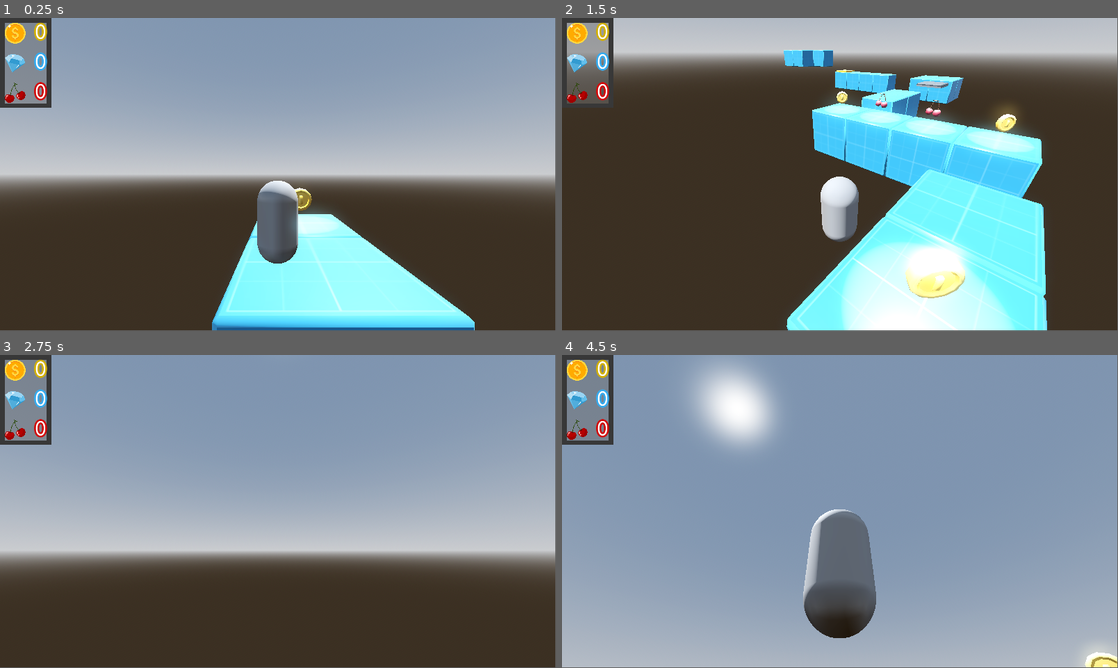
Above: before the commit, frames 1-4 (two rows, left to right).
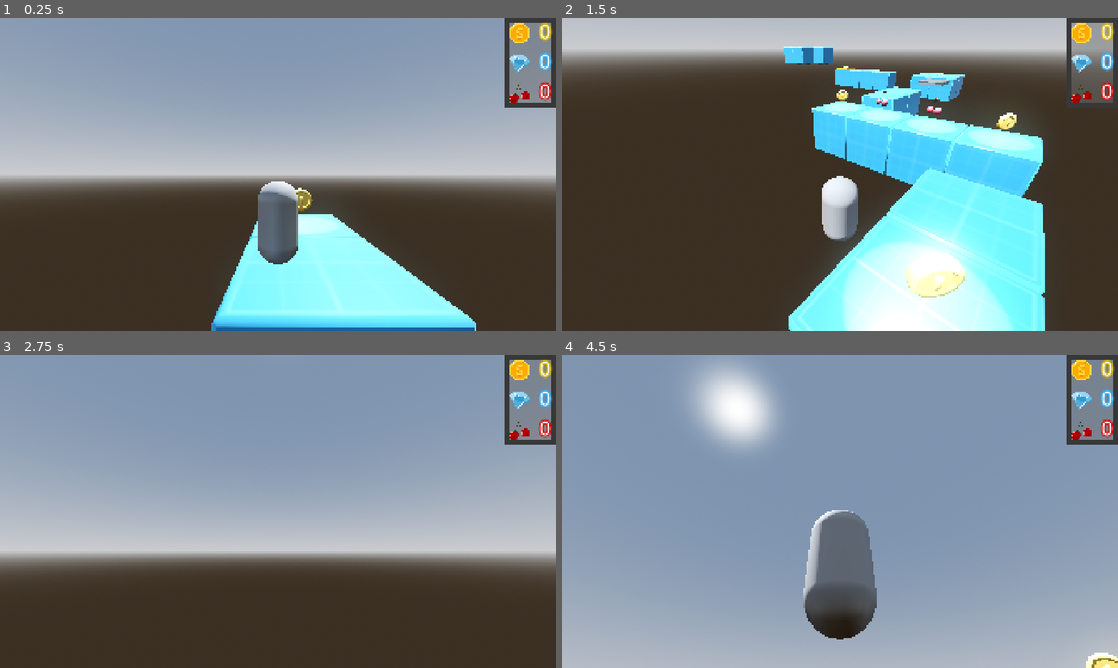
Above: after the commit, the same moments.

Repository: AbsoluteZer0527/My-first-3D-Godot-game
Game: Godot game, scene res://Scenes/game_scene.tscn
Same seed, same stepped clock (60 frames per second), same inputs: the game is played once before the commit and once after it.
Inputs (mouse positions are in pixels of both pictures, inside the frame that each line leads up to):
- Up to frame 1 (0.25 s): no input
- Up to frame 2 (1.5 s): tap Enter (ui_accept) at 0.5, 0.77 s; move the mouse to (867, 171) at 0.52 s; hold W (forward) 0.53-1.28 s; tap Tab at 0.6, 1.35 s; move the mouse to (728, 190) at 1.27 s; hold S (backward) from 1.28 s (still down)
- Up to frame 3 (2.75 s): tap Enter (ui_accept) at 1.52 s; move the mouse to (289, 505) at 2.02 s; release S (backward) at 2.03 s; hold W (forward) from 2.03 s (still down); tap Tab at 2.1 s
- Up to frame 4 (4.5 s): tap Enter (ui_accept) at 2.75, 3.02, 3.77, 4.25 s; move the mouse to (812, 574) at 2.77 s; tap Tab at 2.85, 3.6, 4.35 s; move the mouse to (878, 514) at 3.52 s; move the mouse to (673, 464) at 4.27 s; release W (forward) at 4.28 s; hold A (left) from 4.28 s (still down)
In our replay, the window is 799x449 before the commit and 800x450 after it. These sizes can differ from the game's own. Grey fills any space a smaller window leaves; there, only what the larger window draws over its background counts as a difference.

The runs differ from the first frame. In frame 1, 5.8% of the frame differs, in the area x 0-100%, y 0-100%; in frame 2, 11%; in frame 3, 5.3%; in frame 4, 5.8%.

Commit message:
Use Anchor to fix UI on the top right corner for different window size. UI update count after collecting items

Diff:
--- a/First-3D/new-game-project/Scenes/game_scene.tscn
+++ b/First-3D/new-game-project/Scenes/game_scene.tscn
@@ -261,8 +261,12 @@
 [node name="CollisionShape3D" type="CollisionShape3D" parent="DeathZone"]
 shape = SubResource("WorldBoundaryShape3D_1ixah")
 
-[node name="GameManager" type="Node3D" parent="."]
+[node name="GameManager" type="Node3D" parent="." node_paths=PackedStringArray("item_labels")]
 script = ExtResource("4_fiftr")
+item_labels = {
+"COIN": NodePath("../UI/PanelContainer/VBoxContainer/HBoxContainer2/Label2"),
+"DIAMOND": NodePath("../UI/PanelContainer/VBoxContainer/HBoxContainer/Label")
+}
 
 [node name="JumpPad" type="Area3D" parent="." node_paths=PackedStringArray("particle_system")]
 transform = Transform3D(1, 0, 0, 0, 1, 0, 0, 0, 1, 38, 4, 45)
@@ -308,8 +312,12 @@
 [node name="UI" type="CanvasLayer" parent="."]
 
 [node name="PanelContainer" type="PanelContainer" parent="UI"]
-offset_right = 178.0
+anchors_preset = 1
+anchor_left = 1.0
+anchor_right = 1.0
+offset_left = -178.0
 offset_bottom = 311.0
+grow_horizontal = 0
 theme = ExtResource("9_4xiap")
 
 [node name="VBoxContainer" type="VBoxContainer" parent="UI/PanelContainer"]
--- a/First-3D/new-game-project/Scripts/game_manager.gd
+++ b/First-3D/new-game-project/Scripts/game_manager.gd
@@ -8,6 +8,8 @@
 		'COIN': 0,
 		'CHERRY': 0,
 }
+
+@export var item_labels: Dictionary[String, Label]
 
 # Called when the node enters the scene tree for the first time.
 func _ready() -> void:
@@ -27,3 +29,4 @@
 
 func collect_item(item_type):
 	collected_items[item_type] += 1
+	item_labels[item_type].text = str(collected_items[item_type])
--- a/First-3D/new-game-project/project.godot
+++ b/First-3D/new-game-project/project.godot
@@ -19,6 +19,7 @@
 
 window/size/viewport_width=1920
 window/size/viewport_height=1080
+window/stretch/mode="canvas_items"
 
 [gui]
 
